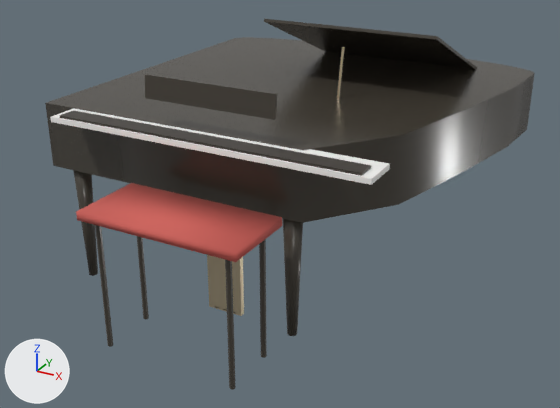
The glTF model ev_engine/assets/piano.glb as it was, and as the next commit left it.
Both versions are drawn from a 50 mm lens placed at (1.37, -2.71, 1.54), pointed at (-0.01, -0.21, 0.29). The lights are fixed; the arrows at lower left show +X, +Y and +Z. The older version comes first. Vertices at exactly the same position are counted once.

The first picture shows 'Piano'.
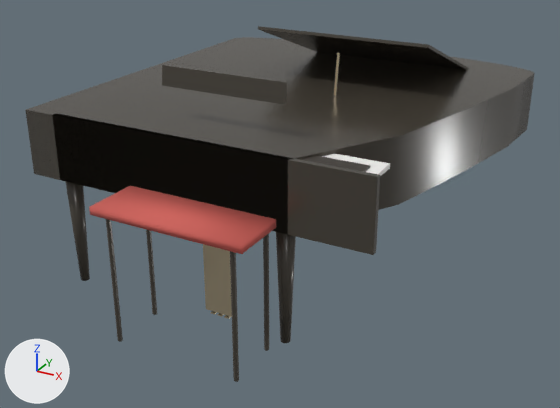
Boxes [x1, y1, x2, y2] around the edits, measured in the pictures (560 x 408 px; the box of a moved part takes in the faces that stretch with it):
'Piano', reshaped: before [45, 19, 535, 390]; after [25, 26, 535, 382]
part 1 of me_body, moved or reshaped: before [73, 170, 98, 276]; after [65, 181, 90, 281]
part 2 of me_body, moved or reshaped: before [283, 218, 303, 336]; after [276, 232, 296, 343]
part 3 of me_body, moved or reshaped: before [264, 19, 477, 69]; after [258, 26, 469, 70]
part 4 of me_body, moved or reshaped: before [145, 74, 277, 120]; after [162, 65, 288, 105]
part 5 of me_body, moved or reshaped: before [95, 225, 113, 347]; after [106, 219, 123, 342]
part 6 of me_body, moved or reshaped: before [225, 260, 236, 390]; after [230, 251, 239, 382]
part 7 of me_body, moved or reshaped: before [137, 236, 149, 319]; after [146, 230, 157, 315]
part 8 of me_body, moved or reshaped: before [259, 239, 267, 358]; after [263, 234, 269, 351]
part 9 of me_body, added: after [52, 113, 380, 255]
part 10 of me_body, moved or reshaped: before [337, 47, 345, 99]; after [334, 53, 340, 95]
part 11 of me_body, moved or reshaped: before [207, 255, 244, 316]; after [203, 244, 232, 317]
part 12 of me_body, moved or reshaped: before [50, 108, 390, 185]; after [322, 154, 390, 176]
part 13 of me_body, moved or reshaped: before [76, 183, 282, 262]; after [89, 186, 276, 254]
part 14 of me_body, deleted: before [59, 110, 371, 176]
part 15 of me_body, moved or reshaped: before [45, 85, 403, 223]; after [25, 85, 403, 235]

The edits, one by one:
me_body is used by ob_piano; location (0.0, 0.0, 0.0).
Verts and faces of me_body; kept vertices keep their numbers, new ones are numbered from 414.
Before the commit, vertices of me_body: 0 (-0.75, -0.68, 0.47) at pixel (53, 165), 40 (0.33, -0.68, 0.47) at pixel (302, 222), 41 (-0.75, -0.68, 0.72) at pixel (45, 102), 81 (0.33, -0.68, 0.72) at pixel (303, 150).
me_body had 414 vertices, 744 faces and spanned x -0.75..0.75, y -1.03..0.81, z 0.0..0.97.
me_body now has 422 vertices, 756 faces and spans x -0.75..0.75, y -0.99..0.81, z 0.0..0.93.
me_body part 1: the loose piece of 24 vertices spanning x -0.69..-0.61, y -0.66..-0.59, z 0.0..0.47 is moved by (0.0, -0.05, 0.0).
me_body part 2: the loose piece of 24 vertices spanning x 0.24..0.31, y -0.66..-0.59, z 0.0..0.47 is moved by (0.0, -0.05, 0.0).
me_body part 3: the loose piece of 8 vertices spanning x -0.21..0.51, y 0.02..0.75, z 0.67..0.97 is scaled about its middle by (1, 0.973, 0.877), then moved by (-0.03, -0.01, -0.02).
me_body part 4: the loose piece of 8 vertices spanning x -0.25..0.25, y -0.71..-0.7, z 0.81..0.89 is moved by (0.0, 0.08, 0.02).
me_body part 5: the loose piece of 12 vertices spanning x -0.26..-0.24, y -1.0..-0.99, z 0.0..0.47 is moved by (0.01, 0.04, 0.0).
me_body part 6: the loose piece of 12 vertices spanning x 0.24..0.26, y -1.0..-0.99, z 0.0..0.47 is moved by (-0.01, 0.04, 0.0).
me_body part 7: the loose piece of 12 vertices spanning x -0.26..-0.24, y -0.81..-0.79, z 0.0..0.47 is moved by (0.01, 0.04, 0.0).
me_body part 8: the loose piece of 12 vertices spanning x 0.24..0.26, y -0.81..-0.79, z 0.0..0.47 is moved by (-0.01, 0.04, 0.0).
me_body part 9: a new loose piece, a box spanning x -0.62..0.62, y -0.775..-0.755, z 0.47..0.72, in mat_ev_piano (dark grey #454038).
me_body part 10: the loose piece of 12 vertices spanning x 0.18, y -0.1..-0.06, z 0.69..0.91 is moved by (-0.03, 0.03, -0.02).
me_body part 11: the loose piece of 8 vertices spanning x -0.07..0.07, y -0.64..-0.62, z 0.02..0.4 is moved by (0.0, -0.04, 0.0).
me_body part 12: the loose piece of 8 vertices spanning x -0.61..0.61, y -0.8..-0.66, z 0.7..0.72 is moved by (0.0, 0.03, -0.01).
me_body part 13: the loose piece of 8 vertices spanning x -0.3..0.3, y -1.03..-0.75, z 0.49..0.51 is moved by (0.0, 0.04, 0.0).
me_body part 14: the loose piece of 8 vertices spanning x -0.57..0.57, y -0.79..-0.71, z 0.72..0.73 is deleted.
Part 15, on me_body:
Vertices 0, 40, 41, 81 move by (0.0, -0.09, 0.0).
Other edits to the shape of me_body do not show in these pictures.
